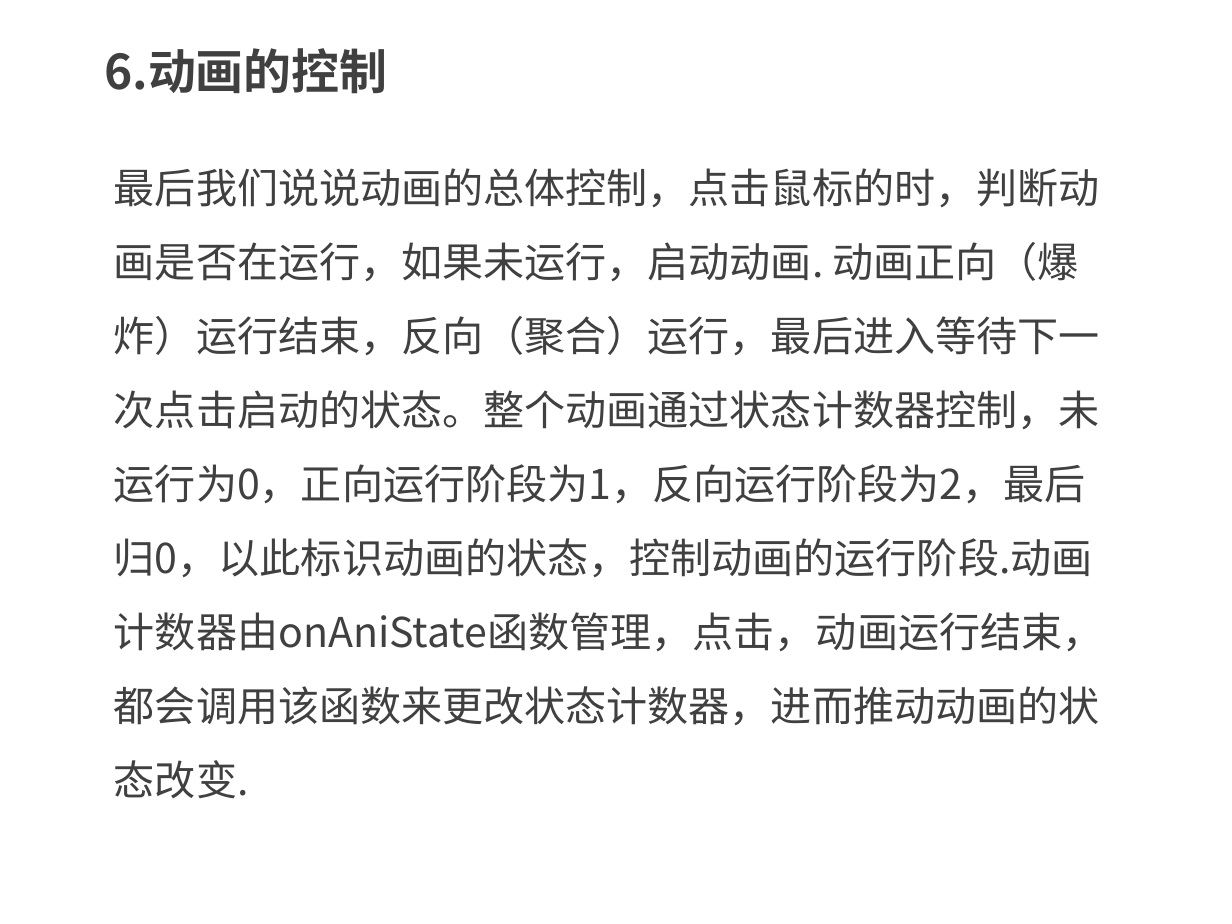
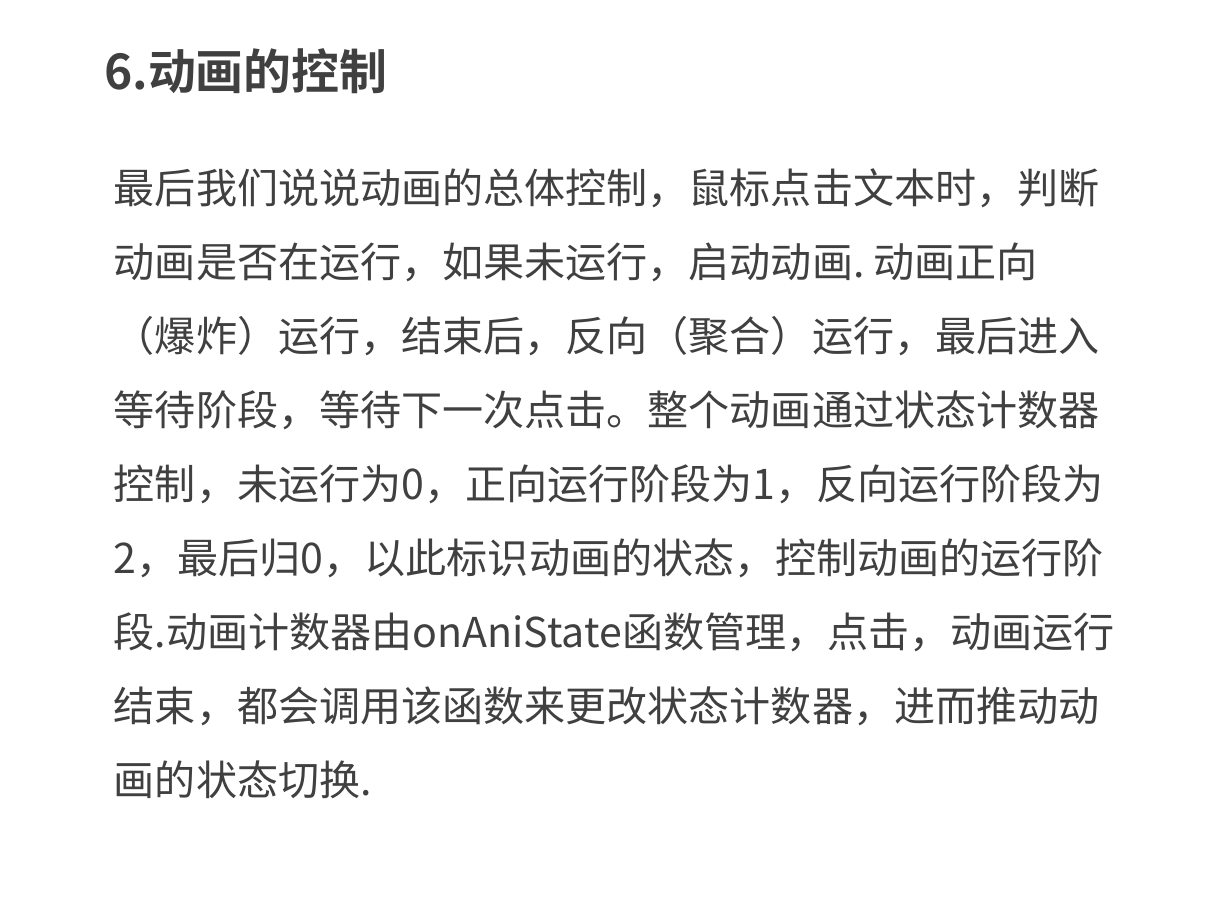
Before and after one commit to kong66/webAni, a slide deck: slide 34 of 20-svg-explode/20.pptx. Drawn at 1232x924 pixels with LibreOffice and Linux fonts; fonts in the diff are those of the drawing. Boxes give left, top, right and bottom in pixels: in the first picture for what was removed or moved away, otherwise in the second. Text is boxed around its words. In the diff, an @@ line names an element or a change of style, - is before the commit and + after.

```diff
--- a/20-svg-explode/20.pptx
+++ b/20-svg-explode/20.pptx
@@ text at [114,168,1115,798]: text changed @@
-最后我们说说动画的总体控制，点击鼠标的时，判断动画是否在运行，如果未运行，启动动画. 动画正向（爆炸）运行结束，反向（聚合）运行，最后进入等待下一次点击启动的状态。整个动画通过状态计数器控制，未运行为0，正向运行阶段为1，反向运行阶段为2，最后归0，以此标识动画的状态，控制动画的运行阶段.动画计数器由onAniState函数管理，点击，动画运行结束，都会调用该函数来更改状态计数器，进而推动动画的状态改变.
+最后我们说说动画的总体控制，鼠标点击文本时，判断动画是否在运行，如果未运行，启动动画. 动画正向（爆炸）运行，结束后，反向（聚合）运行，最后进入等待阶段，等待下一次点击。整个动画通过状态计数器控制，未运行为0，正向运行阶段为1，反向运行阶段为2，最后归0，以此标识动画的状态，控制动画的运行阶段.动画计数器由onAniState函数管理，点击，动画运行结束，都会调用该函数来更改状态计数器，进而推动动画的状态切换.
```
Also in this commit, not shown: 30 other slides changed, 1 slide added, 3 other files.
